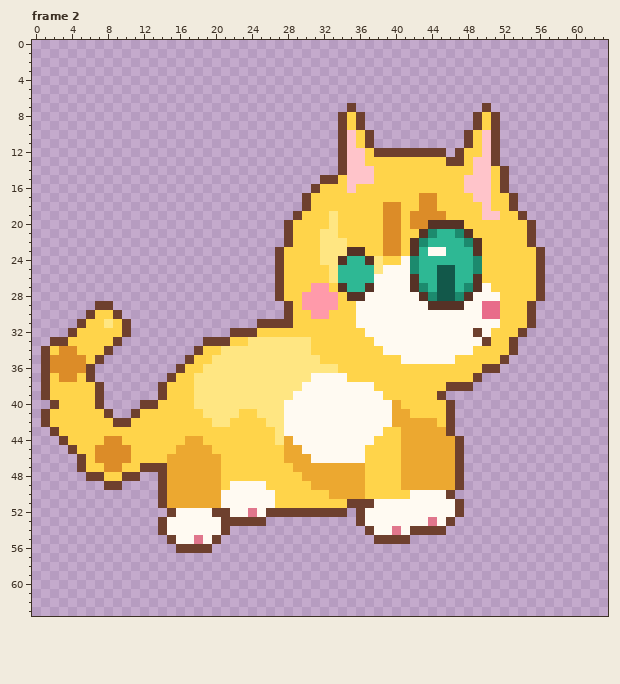
Pixel-art file -- assets/pixel/cat/walk.aseprite. Above, as it was before the edit.
64x64 pixels, 4 frames. Shown: frame 2. The commit also changed other frames, which this record leaves out.
The result:
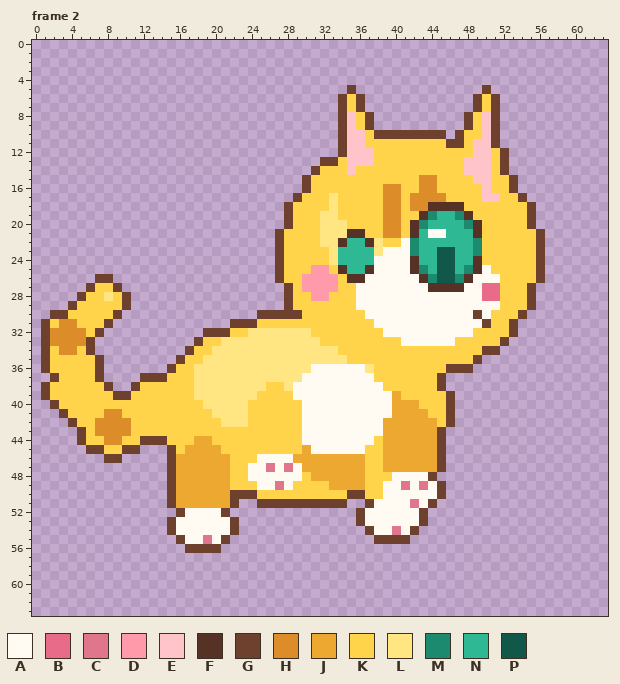
Palette (. is transparent): A #fffaf2  B #e86c8a  C #e0768c  D #ff9aaa  E #ffc4ca  F #563226  G #6e402e  H #dc8c28  J #eca830  K #ffd44a  L #ffe682  M #1c8a6e  N #2eb894  P #12584a
From old to new:
Frame 2, layer "pixel":
y 5: x 35 . -> G; x 50 . -> G
y 6: x 34..36 ... -> GKG; x 49..51 ... -> GKG
y 7: x 34..36 .G. -> GKG; x 49..51 .G. -> GKG
y 8..9: x 35..37 KG. -> EKG; x 48..50 .GK -> GKE
y 10: x 36..45 KG........ -> EKGGGGGGGG; x 47..48 .G -> GK
y 11: x 36..49 KG..........GK -> EKKKKKKKKKGGKE
y 12: x 37..47 KGGGGGGGG.G -> EKKKKKKKKKK; x 49 K -> E; x 51..52 G. -> KG
y 13: x 32..34 ..G -> GGK; x 37 K -> E; x 46..48 GGK -> KKE; x 51..52 G. -> KG
y 14: x 31..34 ...G -> GKKK; x 36..37 EE -> KK; x 48 K -> E
y 15: x 30..33 ..GG -> GKKK; x 35..37 EEE -> KKK; x 43..44 KK -> HH; x 48 E -> K; x 52..53 G. -> KG
y 16: x 30..31 .G -> GK; x 35 E -> K; x 39..40 KK -> HH; x 43..44 KK -> HH; x 48..49 EE -> KK; x 52..53 G. -> KG
y 17: x 29..30 .G -> GK; x 33 K -> L; x 39..40 KK -> HH; x 42 K -> H; x 45 K -> H; x 49 E -> K; x 51 K -> E; x 53..54 G. -> KG
y 18: x 28..30 ..G -> GKK; x 33 K -> L; x 42 K -> H; x 44..47 HKKK -> FFFF; x 50 E -> K; x 53..55 G.. -> KKG
y 19: x 28..29 .G -> GK; x 32 K -> L; x 42..48 HHHHKKK -> KFMNNMF; x 50..51 EE -> KK; x 54..55 G. -> KG
y 20: x 32 K -> L; x 34 K -> L; x 42..49 HHFFFFKK -> FMNNNNMF
y 21: x 27..28 .G -> GK; x 34..36 KKK -> LFF; x 42..45 KFMN -> FNAA; x 47..49 MFK -> NNF; x 55..56 G. -> KG
y 22: x 27..28 .G -> GK; x 34..43 LKKKKHHKFM -> FNNFLKKAMN; x 48..49 MF -> NM; x 55..56 G. -> KG
y 23: x 32 L -> K; x 34..42 LFFKKHHKF -> NNNNLAAAM; x 44..46 AAN -> NPP; x 49 F -> M
y 24: x 32 L -> K; x 34 F -> N; x 37..40 FLKK -> NAAA; x 42 M -> F; x 45..46 NN -> PP; x 49 M -> F
y 25: x 31..34 KKLN -> DDKF; x 37..38 NL -> FA; x 42..43 MN -> FM; x 48..50 NMK -> MFA
y 26: x 7..8 .. -> GG; x 30..37 KKKLNNNN -> DDDDKFFA; x 42..44 FNN -> AFM; x 47..51 NNFKK -> MFAAA
y 27: x 6..9 .... -> GKKG; x 27..28 GK -> .G; x 30 K -> D; x 33..37 KFNNF -> DKKAA; x 42..51 FMNPPNMFAK -> AAFFFFAABB; x 55..56 KG -> G.
y 28: x 5..10 ...... -> GKKLKG; x 27..28 GK -> .G; x 30 D -> K; x 33 D -> K; x 35..36 FF -> KA; x 43..48 FMPPMF -> AAAAAA; x 50..51 AA -> BB; x 55..56 KG -> G.
y 29: x 4..10 ...GG.. -> GKKKKKG; x 30..33 DDDD -> KKKK; x 44..47 FFFF -> AAAA; x 50..51 BB -> AA
y 30: x 2..6 ....G -> GGKKK; x 25..27 ... -> GGG; x 29 K -> G; x 31..32 DD -> KK; x 36 A -> K; x 49..51 ABB -> GAK; x 54..55 KG -> G.
y 31: x 1..5 ....G -> GKHHK; x 8..10 LKG -> G..; x 22..28 ...GGGG -> GGGKKKK; x 36..37 AA -> KK; x 50..51 AA -> GK; x 53..55 KKG -> G..
y 32: x 1..5 ...GK -> GHHHH; x 7..10 KKKG -> G...; x 19..30 ...GGGKKKKKK -> GGGKKLLLLLLL; x 37..38 AA -> KK; x 49..50 GA -> KK; x 53..54 KG -> G.
y 33: x 1..9 .GGKKKKKG -> GHHHHG...; x 18..23 .GGGKK -> GKKLLL; x 31 K -> L; x 38..40 AAA -> KKK; x 47..50 AAAG -> KKKK; x 52..53 KG -> G.
y 34: x 6..8 KKG -> G..; x 17..18 .G -> GK; x 20 K -> L; x 31..33 KKK -> LLL; x 39..48 AAAAAAAAAA -> KKKKKKKKKK; x 50..53 KKKG -> GG..
y 35: x 2..5 HHHH -> KKKK; x 16..17 .G -> GK; x 19 K -> L; x 32..34 KKK -> LLL; x 41..46 AAAAAA -> KKKKKK; x 49..52 KKKG -> G...
y 36: x 2..7 HHHHG. -> KKKKKG; x 15..16 .G -> GK; x 18 K -> L; x 31..37 LLLKKKK -> AAAAAAL; x 46..51 KKKKGG -> GGG...
y 37: x 1..4 GKHH -> .GKK; x 6..7 G. -> KG; x 12..15 ...G -> GGGK; x 30 L -> A; x 35..37 KKK -> AAA; x 45..49 KKKKG -> G....
y 38: x 7..8 G. -> KG; x 11..14 ...G -> GKKK; x 26..27 LL -> KK; x 29 L -> A; x 38 K -> A; x 45..48 KGGG -> G...
y 39: x 7..14 G......G -> KKGGKKKK; x 25..28 LLLL -> KKKK; x 39..40 KK -> AJ; x 45..46 G. -> KG
y 40: x 7..13 G....GG -> KKKKKKK; x 18 L -> K; x 24..29 LLLLAA -> KKKKKK; x 41..42 KK -> JJ
y 41: x 1..3 GKK -> ..G; x 8..11 G..G -> HHKK; x 19 L -> K; x 23 K -> L; x 25..29 LLLAA -> KKKKK; x 42..43 KK -> JJ
y 42: x 1..4 GKKK -> ...G; x 7..10 KKGG -> HHHH; x 20 L -> K; x 22..23 KK -> LL; x 26..29 LLAA -> KKKK; x 39 A -> J
y 43: x 2..5 GKKK -> ...G; x 7..10 KKKK -> HHHH; x 27..29 LAA -> KKK; x 39..40 KK -> JJ; x 45..46 JG -> G.
y 44: x 3..5 GKK -> ..G; x 12..14 KKK -> GGG; x 17 J -> K; x 19 K -> J; x 27..29 LJA -> KKK; x 39..40 KK -> JJ; x 45..47 JJG -> G..
y 45: x 4..16 GKKHHHHKKKKKJ -> ..GGKKGG...GK; x 20 K -> J; x 28..30 JJA -> KKJ; x 39..40 KK -> JJ; x 45..47 JJG -> G..
y 46: x 5..15 GKHHHHKKKKJ -> ...GG.....G; x 21 K -> J; x 25..28 KKKJ -> AAAA; x 31..36 AAAAAA -> JJJJJJ; x 39..40 KK -> JJ; x 45..47 JJG -> G..
y 47: x 5..15 GKKHHKKGGGJ -> ..........G; x 21 K -> J; x 24..29 KKKKKJ -> AACACA; x 39..40 KK -> JJ; x 45..47 JJG -> G..
y 48: x 6..11 GGKKGG -> ......; x 14..15 GJ -> .G; x 21 K -> J; x 24..30 KKKKKKJ -> AAAAAAK; x 40..47 KJJJJJJG -> AAAAG...
y 49: x 8..9 GG -> ..; x 14..15 GJ -> .G; x 21..24 KAAA -> JKKK; x 26..28 KKK -> ACA; x 31..32 JJ -> KK; x 39..47 KKJJJJJJG -> AACACAG..
y 50: x 14..15 GJ -> .G; x 21..26 AAAAAA -> JGGGKK; x 33..36 JJJJ -> KKGG; x 39..41 KKK -> AAA; x 45..46 AG -> G.
y 51: x 14..15 GJ -> .G; x 21..36 AAAAAAKKKKKKKKGG -> JG..GGGGGGGGGG..; x 42 A -> C; x 44..47 AAAG -> G...
y 52: x 15..16 GA -> .G; x 20 G -> A; x 22..34 AACAGGGGGGGGG -> .............; x 43..47 AAAAG -> G....
y 53: x 14..15 GA -> .G; x 21 G -> A; x 23..25 GGG -> ...; x 43..46 ACAG -> G...
y 54: x 14..15 GA -> .G; x 21..22 G. -> AG; x 43..45 GGG -> ...
y 55: x 15..16 GA -> .G; x 18..21 CAG. -> ACAG
y 56: x 16 G -> .; x 20 . -> G
